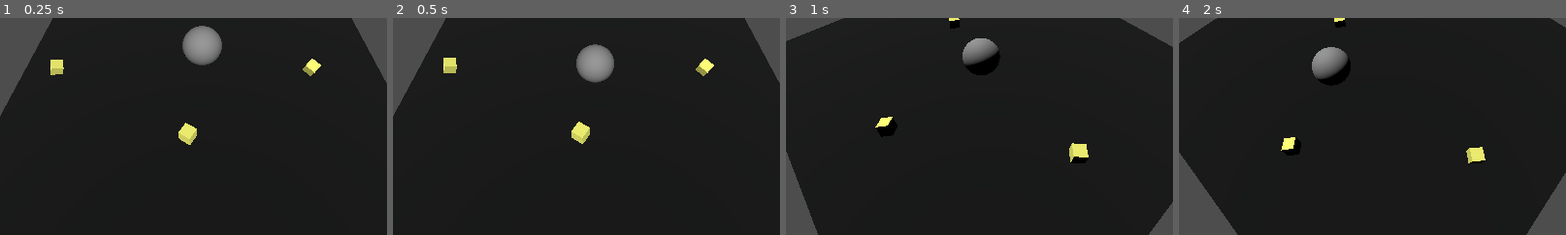
Above: before the commit, frames 1-4 (left to right).
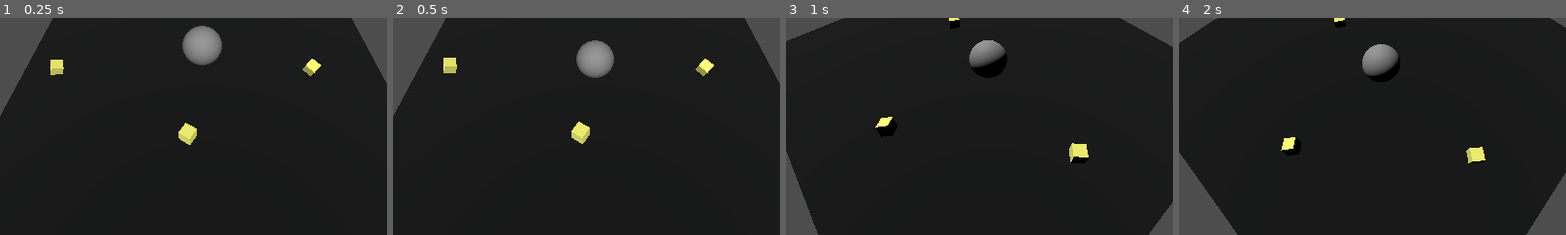
Above: after the commit, the same moments.

Repository: motionnblur/3d-prototype-godot
Game: Godot game, scene res://scenes/node_3d.tscn
Two runs of this game, one before a commit and one after it. Both use one fixed random seed, a clock stepped at 60 frames per second and the inputs below. The project has no main scene, so this scene is started directly.
Inputs (mouse positions are % of the whole screen's width and height, from its top left):
- Up to frame 1 (0.25 s): no input
- Up to frame 2 (0.5 s): no input
- Up to frame 3 (1 s): move the mouse to (72, 45) at 0.52 s; hold Right mouse button (Right_Click) from 0.53 s (still down)
- Up to frame 4 (2 s): move the mouse to (30, 55) at 1.27 s; release Right mouse button (Right_Click) at 1.28 s; right-click (30, 55) at 1.35 s
The pictures show only the part of the screen within x 24-74%, y 37-87%; the shares and areas given below are measured in that part.

Frame 1 is identical in both runs. In frame 2, 0.5% of the frame differs, in the area x 47-58%, y 10-30%; in frame 3, 1.1%; in frame 4, 2.6%, in the area x 34-58%, y 12-32%.

Commit message:
Disable player script

Diff:
--- a/scenes/node_3d.tscn
+++ b/scenes/node_3d.tscn
@@ -13,7 +13,7 @@
 [node name="Node3D" type="Node3D"]
 
 [node name="Player" parent="." instance=ExtResource("1_oah0k")]
-speed = 1.8
+script = null
 
 [node name="Terrain" parent="." instance=ExtResource("2_5305b")]
 
--- a/scripts/cam_pivot.gd
+++ b/scripts/cam_pivot.gd
@@ -19,3 +19,4 @@
 	rotate_y(-deltaMouse.x*delta*0.2)
 
 	global_rotation.x = clamp(global_rotation.x, -0.4, 0.5)
+	print(global_rotation)
